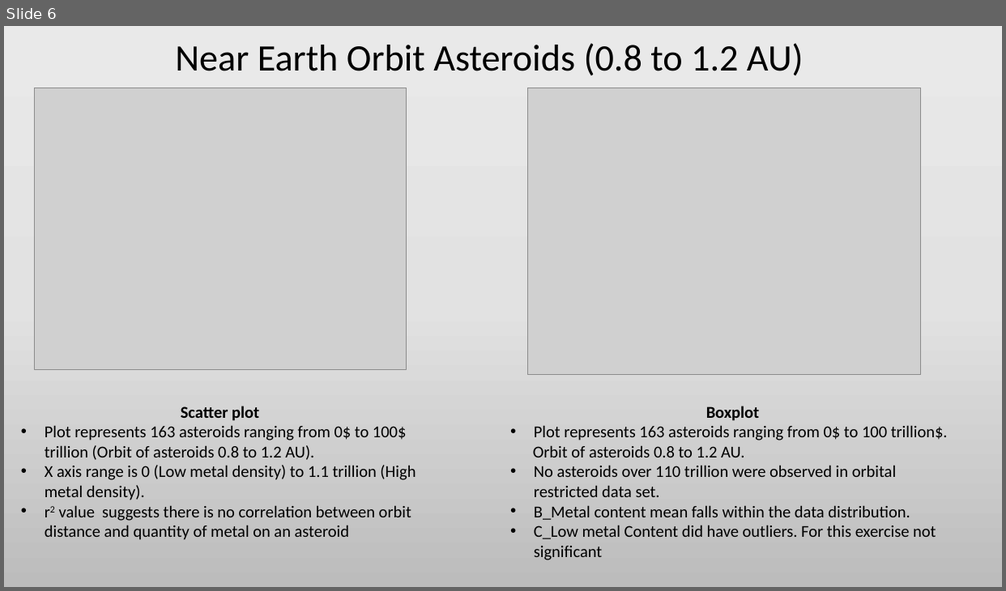
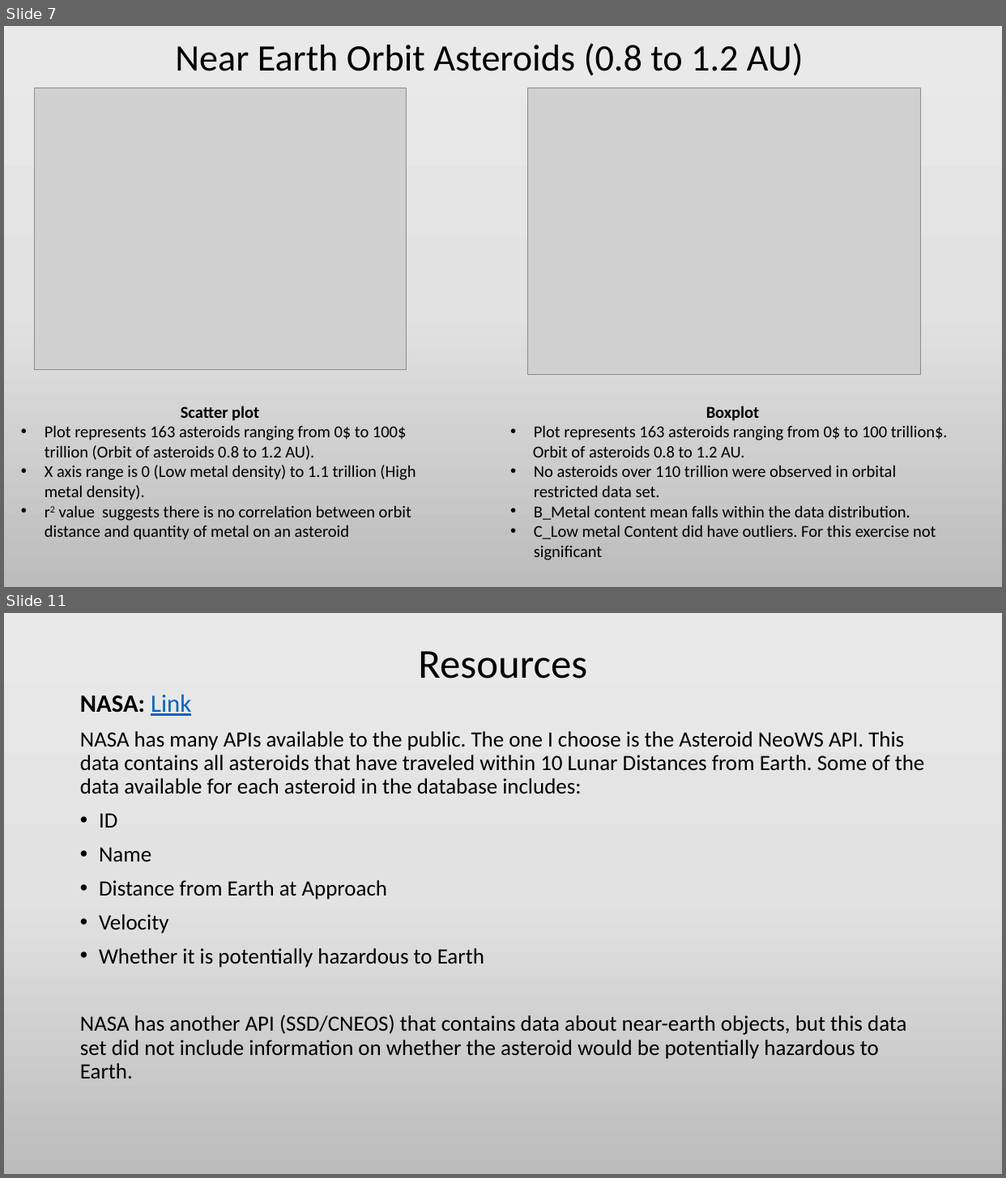
Before and after one commit to Efritch/asteroids_group_g, a slide deck: asteroid_analysisFinal.pptx. Shown one above the other, each under a label of ours: slide 6 before the commit, slides 7 and 11 after it; the slides between them are not shown. The pictures are 1006x591 and 1006x1178 pixels, drawn with LibreOffice and Linux fonts; fonts in the diff are those of the drawing; grey boxes stand for pictures. Boxes give left, top, right and bottom in pixels: in the first picture for what was removed or moved away, otherwise in the second. Text is boxed around its words. In the diff, an @@ line names an element or a change of style, - is before the commit and + after.

```diff
--- a/asteroid_analysisFinal.pptx
+++ b/asteroid_analysisFinal.pptx
@@ slide 11 added at box(4, 613, 1002, 1174), background gradient #EBEAEA to #E4E3E3 to #BDBCBC @@
@@ title added at box(418, 651, 587, 679), 39.6 pt, text #000000 @@
+Resources
@@ text added at box(80, 694, 925, 1079), 21 pt, text #000000 @@
+NASA: Link
+NASA has many APIs available to the public. The one I choose is the Asteroid NeoWS API. This data contains all asteroids that have traveled within 10 Lunar Distances from Earth. Some of the data available for each asteroid in the database includes:
+• ID
+• Name
+• Distance from Earth at Approach
+• Velocity
+• Whether it is potentially hazardous to Earth
+NASA has another API (SSD/CNEOS) that contains data about near-earth objects, but this data set did not include information on whether the asteroid would be potentially hazardous to Earth.
@@ what was slide 6 is now slide 7 @@
```
Also in this commit, not shown: 7 slides changed, 8 other slides added, 3 slides removed.
